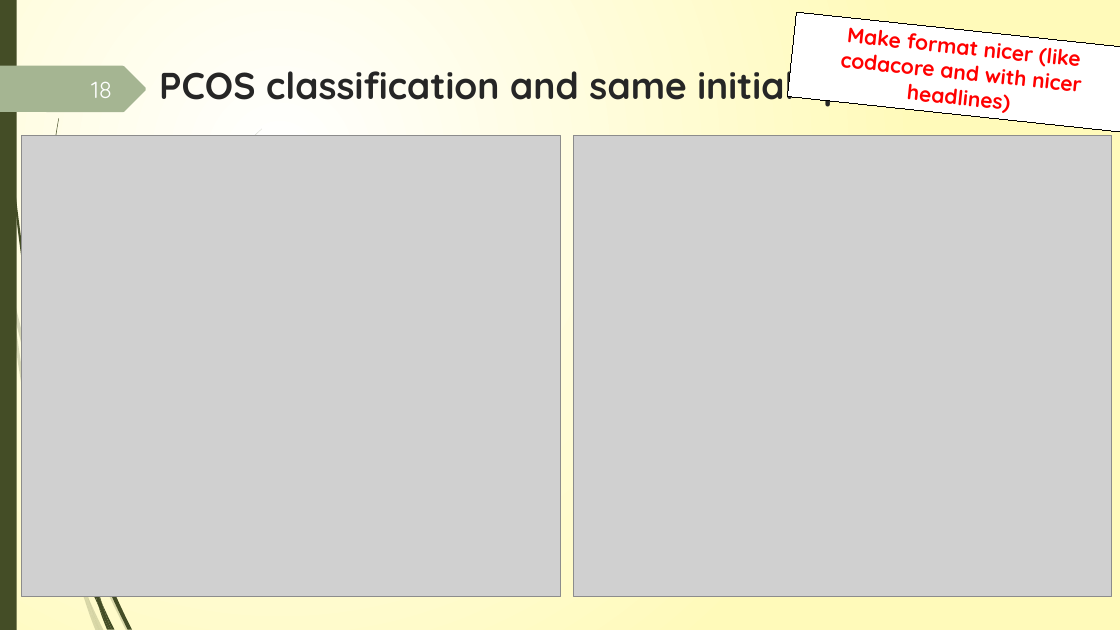
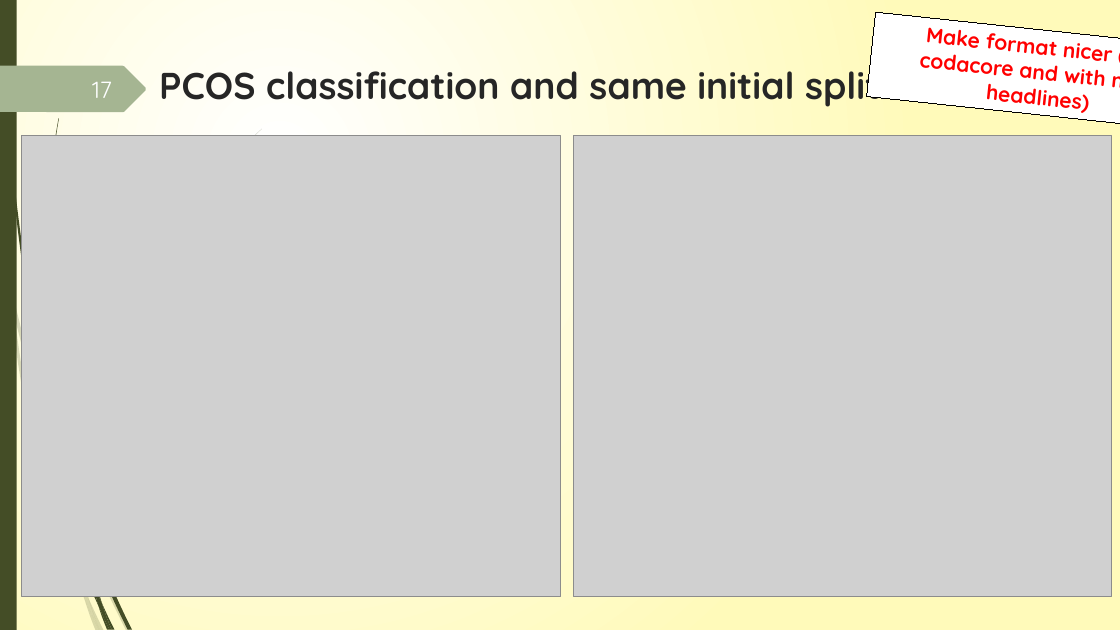
Before and after one commit to JenniferNeumaier/ml_coda, a slide deck: slide 17 of doc/Project_structure_notes.pptx (slide 18 before the commit). Drawn at 1120x630 pixels with LibreOffice and Linux fonts; fonts in the diff are those of the drawing; grey boxes stand for pictures. Boxes give left, top, right and bottom in pixels: in the first picture for what was removed or moved away, otherwise in the second. Text is boxed around its words. In the diff, an @@ line names an element or a change of style, - is before the commit and + after.

```diff
--- a/doc/Project_structure_notes.pptx
+++ b/doc/Project_structure_notes.pptx
@@ rectangle "Make format nicer (like codacore ...": place and size @@
-rectangle "Make format nicer (like codacore ..." at [788,12,1120,133]
+rectangle "Make format nicer (like codacore ..." at [867,12,1120,133]
@@ page number at [92,82,112,98]: text changed @@
-18
+17
```
Also in this commit, not shown: 22 other slides changed, 35 other files.
